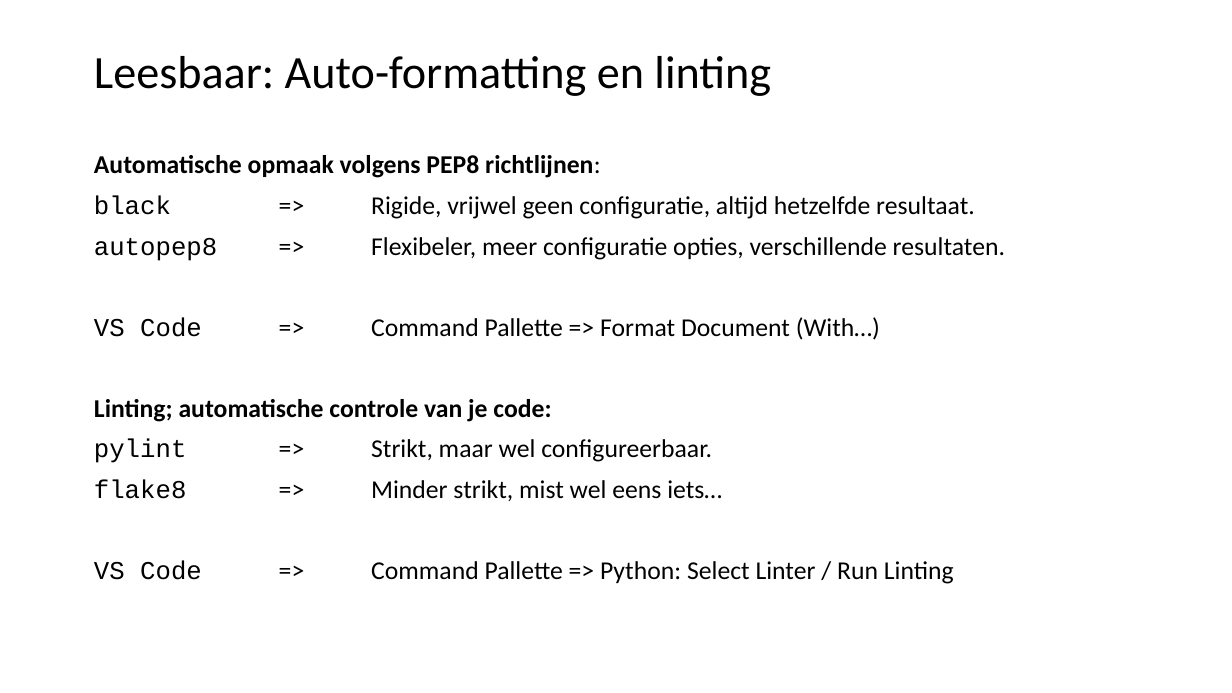
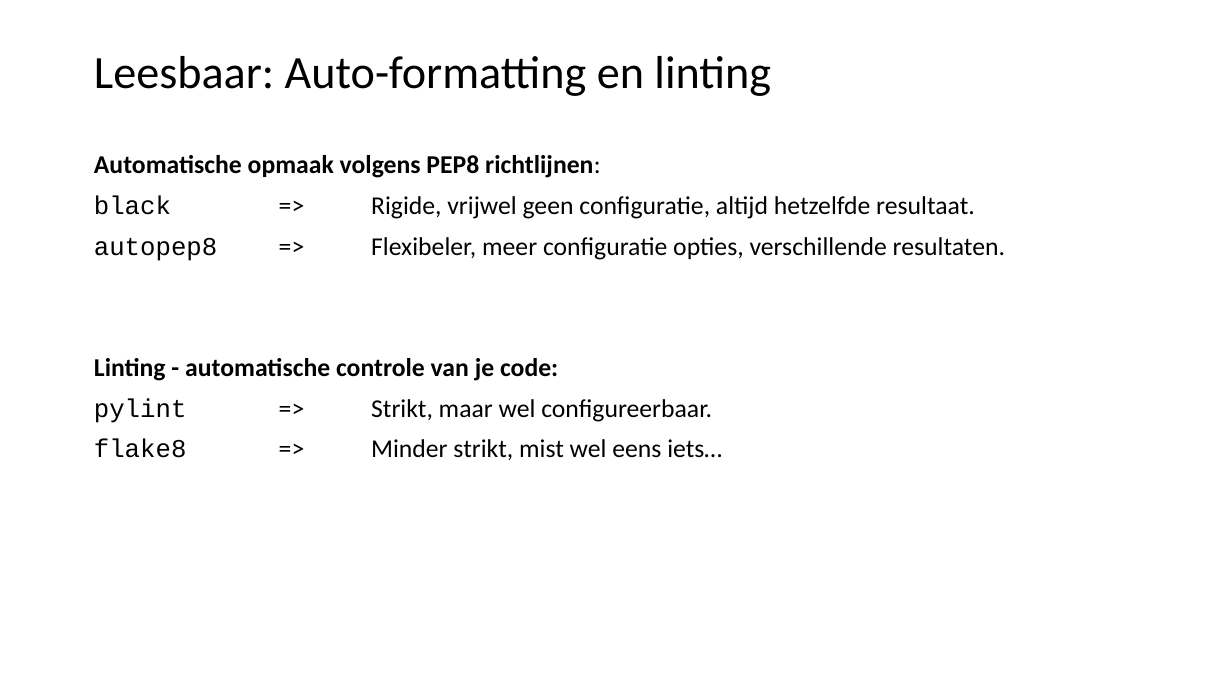
Before and after one commit to LFKoning/knowledge-sharing, a slide deck: slide 6 of python_course/2_production_code/python_cursus_2.pptx. Drawn at 1232x693 pixels with LibreOffice and Linux fonts; fonts in the diff are those of the drawing. Boxes give left, top, right and bottom in pixels: in the first picture for what was removed or moved away, otherwise in the second. Text is boxed around its words. In the diff, an @@ line names an element or a change of style, - is before the commit and + after.

Commit message:
Update Python part 2 slides

```diff
--- a/python_course/2_production_code/python_cursus_2.pptx
+++ b/python_course/2_production_code/python_cursus_2.pptx
@@ text at (94, 358, 558, 381): text changed; bold on @@
-VS Code => Command Pallette => Format Document (With…)
-Linting; automatische controle van je code:
+Linting - automatische controle van je code:
@@ text at (94, 560, 954, 584): paragraph removed @@
-VS Code => Command Pallette => Python: Select Linter / Run Linting
```
Also in this commit, not shown: 12 other slides changed, 3 slides added, 2 slides removed.
